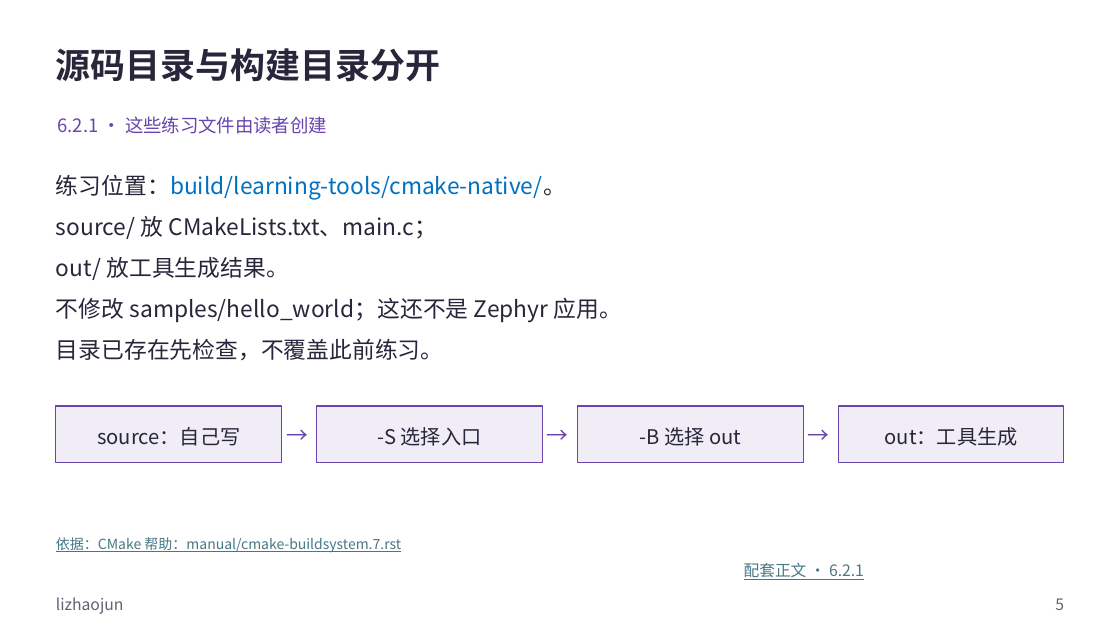
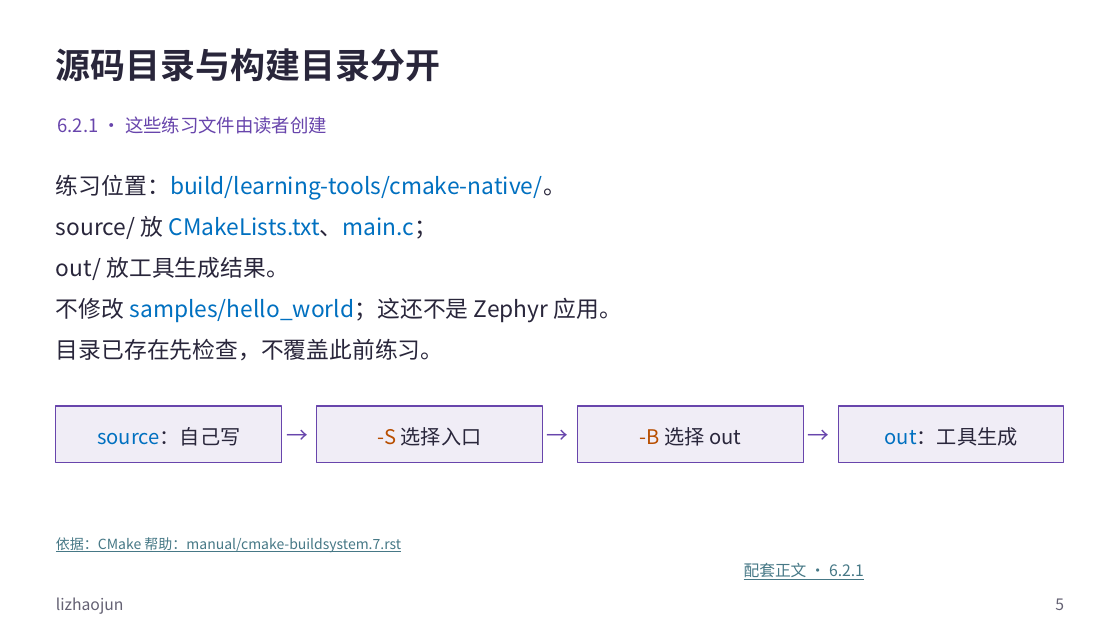
Before and after one commit to FormingSystem/zephyr_hc32f4a0, a slide deck: slide 5 of learning/P01_zephyr_make_project/slides/P006_原生CMake与目标模型_Windows.pptx. Drawn at 1120x630 pixels with LibreOffice and Linux fonts; fonts in the diff are those of the drawing. Boxes give left, top, right and bottom in pixels: in the first picture for what was removed or moved away, otherwise in the second. Text is boxed around its words. In the diff, an @@ line names an element or a change of style, - is before the commit and + after.

Commit message:
content(learning/cmake-native): 统一原生CMake函数与参数展示
- 用一致配色呈现 CMake 函数、使用范围参数和源码目录，保留练习代码与 1.2 倍行距。
- 正式 PPT 与可重建原生源同步，保留封面、媒体、批注和非正文页脚署名。

```diff
--- a/learning/P01_zephyr_make_project/slides/P006_原生CMake与目标模型_Windows.pptx
+++ b/learning/P01_zephyr_make_project/slides/P006_原生CMake与目标模型_Windows.pptx
@@ text at (56,216,622,323): text colour #29263B to #0070C0 in "CMakeLists.txt、main.c；", "samples/hello_world；这还不是" @@
@@ rectangle "source：自己写" at (56,406,282,463): text colour #29263B to #0070C0 in "source：自己写" @@
@@ rectangle "-S 选择入口" at (317,406,543,463): text colour #29263B to #B84E00 in "-S" @@
@@ rectangle "-B 选择 out" at (578,406,804,463): text colour #29263B to #B84E00 in "-B" @@
@@ rectangle "out：工具生成" at (839,406,1065,463): text colour #29263B to #0070C0 in "out：工具生成" @@
```
Also in this commit, not shown: 19 other slides changed, 21 other files.
